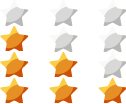
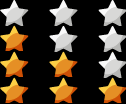
Layers edited between the first and the second w=126, h=104 image:
showed "Layer 1" over (0, 0, 126, 104)
